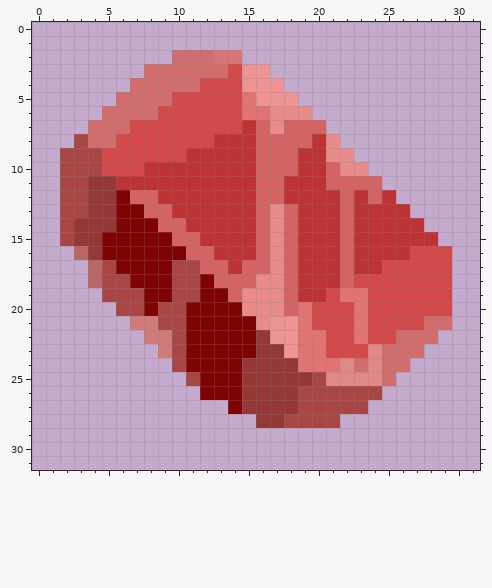
One commit to this pixel-art sprite: sprites/items/radiode.png. Above, as it was before the edit.
The file is 32x32 pixels. Colours within 5 levels of each other are drawn and written as one.
New version:
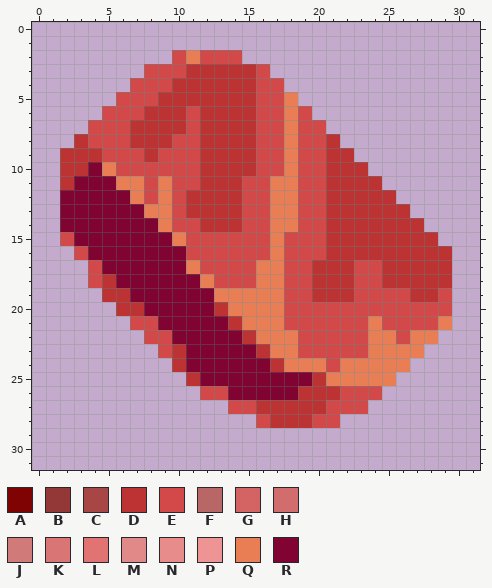
Palette (. is transparent): A #800303  B #943737  C #a84646  D #bd3333  E #d34949  F #b96666  G #d46363  H #d16d6d  J #d17a7a  K #da7575  L #e17373  M #e18989  N #e78b8b  P #ee9494  Q #e97e54  R #800332
Edits made:
Changed rows in their new state; - is an unchanged pixel.
first column x 2:
 2 --------EQEEE---------------
 3 ------EEEDDDDDE-------------
 4 -----EEEDDDDDDEE------------
 5 ----EEEDDDDDDDEEQ-----------
 6 ---EEEDDD-DDDDEEQE----------
 7 --EEEDDDD-DDD-EEQEE---------
 8 -DEE-DDD--D---EEQEED--------
 9 DDD---D--E----EEQEEDD-------
10 DDRQ--EEEE----EEQEEDDD------
11 DRRRQQEQEE---EEQQEEDDDD-----
12 RRRRRQEQE----EEQQEE-D-D-----
13 RRRRRRQQE----EEQQEE-D-------
14 RRRRRRRQEE---EEQQEE-D-------
15 ERRRRRRRQEEEEEEQEEE-D-------
16 -ERRRRRRREEEEEEQEEE-D----DDD
17 --ERRRRRRQEEEEQQEE--DEEDDDDD
18 --EDRRRRRRQEEEQQEE--D--DDDDD
19 ---DDRRRRRRQQQQQEE-DDE---DD-
20 ----DDRRRRRDQQQQEE---E------
21 -----EERRRRRDQQQEE---EQ---EQ
22 ------EERRRRRDQQQEE--EQQEQQ-
23 -------EDRRRRRDQQEE---QQQQ--
24 --------DRRRRRRDQQQEQQQQQ---
25 ---------DRRRRRRRRDQQQQQ----
26 ----------EERRRRRDDDEEE-----
27 ------------EEDDDDDEEE------
28 --------------EDDDEE--------
Where, in picture pixels (left, top, right, bottom), the same in both pictures:
changed: (60, 50, 452, 428)
